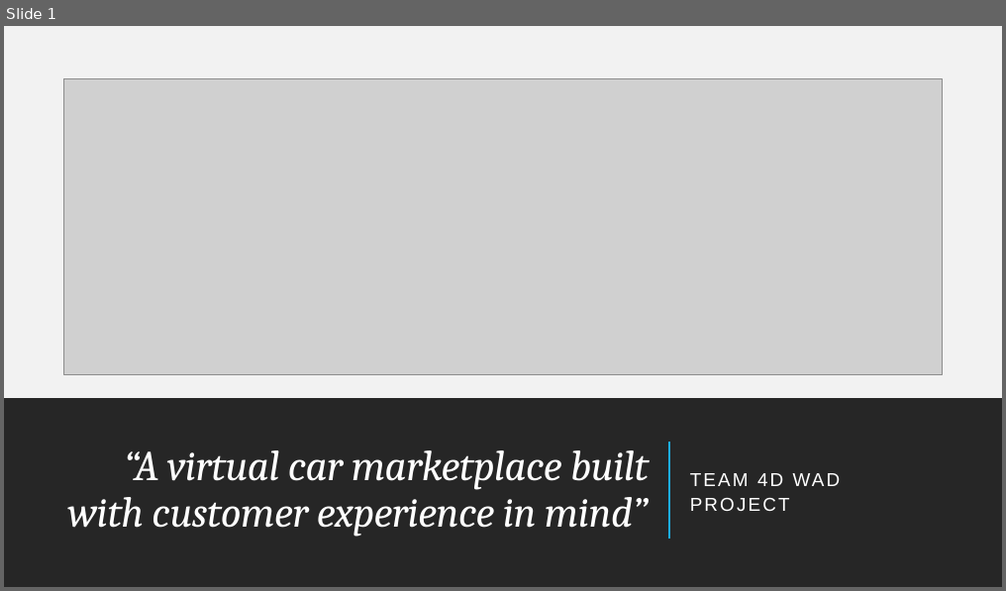
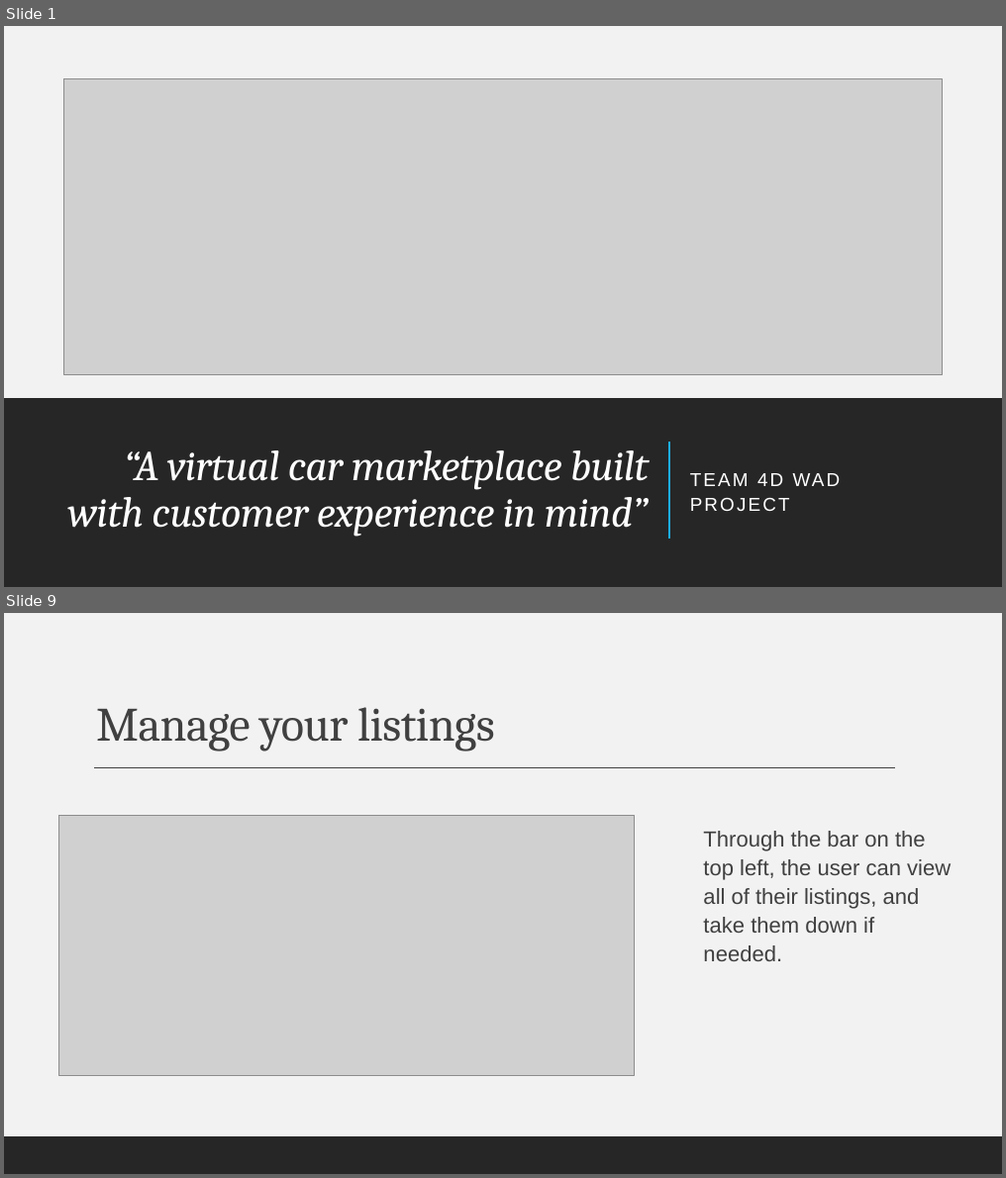
Before and after one commit to AndreiGhita2002/WAD_Car_Market, a slide deck: Presentation.pptx. Shown one above the other, each under a label of ours: slide 1 before the commit, slides 1 and 9 after it; the slides between them are not shown. The pictures are 1006x591 and 1006x1178 pixels, drawn with LibreOffice and Linux fonts; fonts in the diff are those of the drawing; grey boxes stand for pictures. Boxes give left, top, right and bottom in pixels: in the first picture for what was removed or moved away, otherwise in the second. Text is boxed around its words. In the diff, an @@ line names an element or a change of style, - is before the commit and + after.

```diff
--- a/Presentation.pptx
+++ b/Presentation.pptx
@@ slide 9 added at box(4, 613, 1002, 1174), background #F2F2F2 @@
@@ rectangle added at box(4, 613, 1002, 1174), fill #F2F2F2 @@
@@ title added at box(96, 707, 495, 752), 46 pt, text #404040 @@
+Manage your listings
@@ line added from (94, 768) to (896, 768), #404040 1 pt @@
@@ picture added at box(58, 815, 634, 1075) @@
@@ text added at box(703, 831, 950, 961), 21 pt, text #404040 @@
+Through the bar on the top left, the user can view all of their listings, and take them down if needed.
@@ rectangle added at box(4, 1137, 1002, 1174), fill #262626 @@
```
Also in this commit, not shown: 5 slides changed, 7 other slides added, 3 other files.
